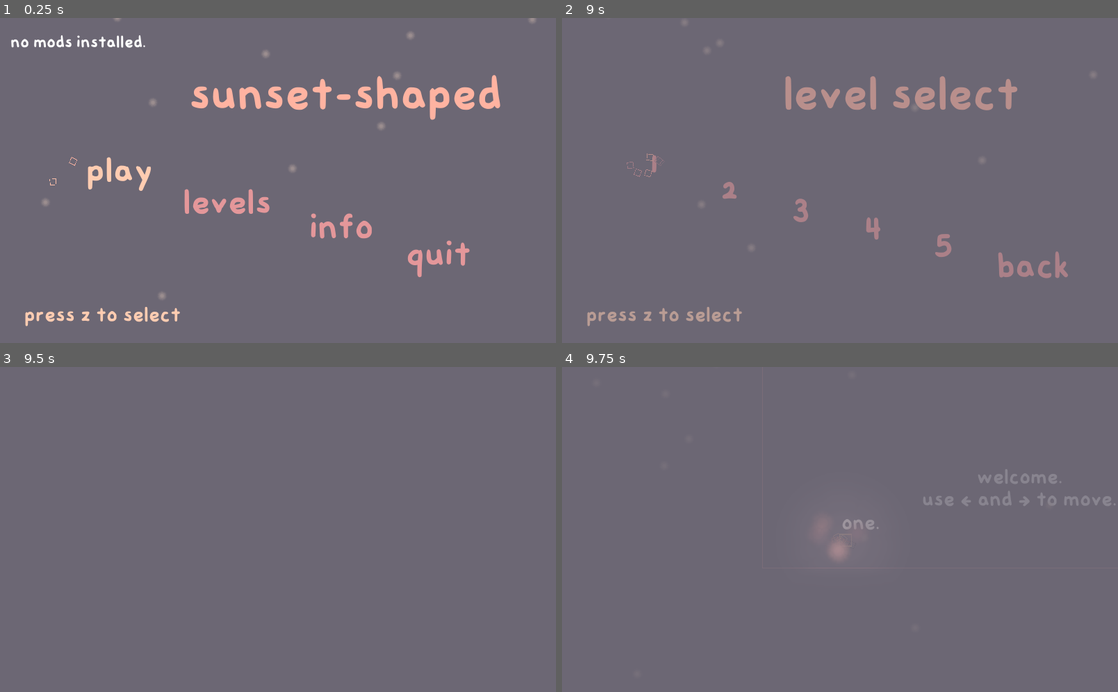
Above: before the commit, frames 1-4 (two rows, left to right).
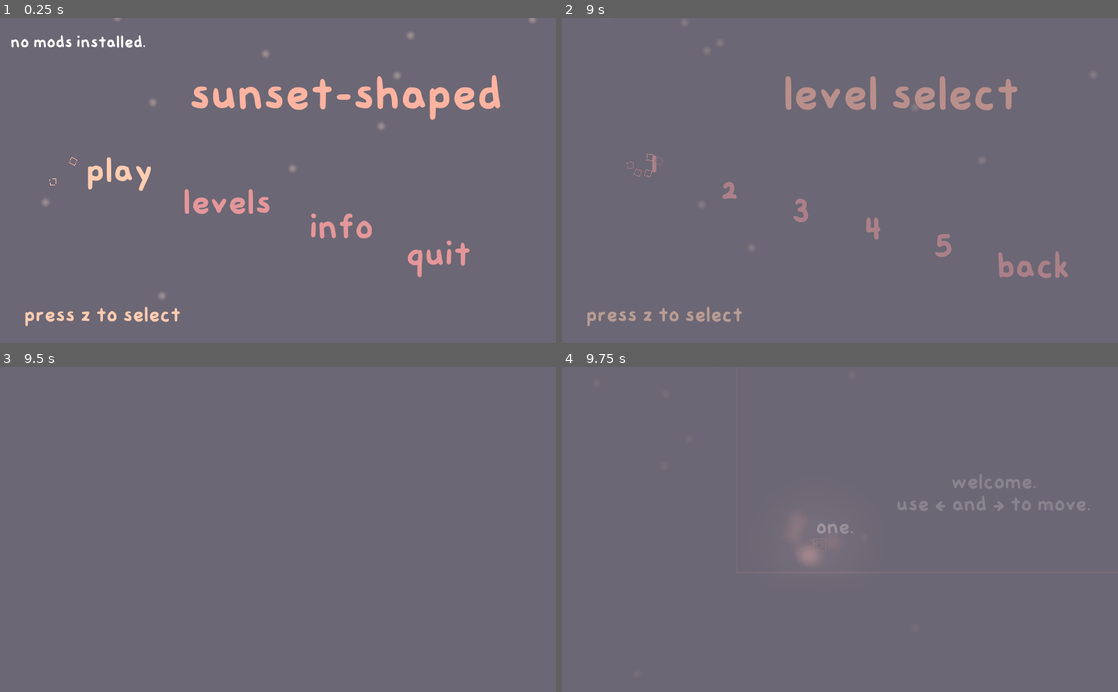
Above: after the commit, the same moments.

Repository: sunset-shaped/sunset-shaped
Game: Godot game, scene res://base.tscn
The game is run twice, just before and just after one commit, with the same random seed, the same clock (stepped at 60 frames per second) and the same inputs.
Inputs:
- Up to frame 1 (0.25 s): no input
- Up to frame 2 (9 s): click "play" at 0.5 s; click "play" at 1.25 s; click "levels" at 2 s; click "info" at 2.75 s; tap Z (jump) at 3.5, 3.77, 8.75 s; hold Right (right) 3.53-4.25 s; click "1" at 4.25 s; click "2" at 5 s; click "3" at 5.75 s; click "4" at 6.5 s; click "5" at 7.25 s; click "back" at 8 s; hold Left (left) from 8.78 s (still down)
- Up to frame 3 (9.5 s): keep holding Left (left); tap Z (jump) at 9.02 s
- Up to frame 4 (9.75 s): tap Z (jump) at 9.5 s; release Left (left) at 9.53 s; hold Right (right) from 9.53 s (still down)

Frames 1-3 are identical in both runs. In frame 4, 1.3% of the frame differs, in the area x 41-100%, y 31-61%.

Commit message:
fixed checkpoint jank bug

Diff:
--- a/base.gd
+++ b/base.gd
@@ -66,13 +66,13 @@
 	anim.play("fade")
 	yield(anim, "animation_finished")
 	menu._hideall()
-	timer = 0
-	deaths = 0
-	respawn = 1
-	level = 1
 	leveltime = [0.0, 0.0, 0.0, 0.0, 0.0]
 	change_scene("res://levels/1.tscn", false)
 	yield(self, "scene_changed")
+	timer = 0
+	deaths = 0
+	respawn = 1
+	level = 1
 	state = "play"
 	anim.play_backwards("fade")
 	yield(anim, "animation_finished")
@@ -93,6 +93,7 @@
 
 func _on_respawn_set(id):
 	respawn = id
+	print("set to " + str(respawn))
 
 func on_respawn(play=true):
 	if play:
@@ -104,7 +105,10 @@
 
 	if play:
 		yield(anim, "animation_finished")
+
+	print(respawn)
 	propagate_call("check_respawn", [respawn])
+
 	if play:
 		anim.play_backwards("fade")
 		yield(anim, "animation_finished")
@@ -168,13 +172,12 @@
 	anim.play("fade")
 	yield(anim, "animation_finished")
 	menu._hideall()
-	timer = 0
-	deaths = 0
-	respawn = 1
 	level = int(num)
 	change_scene("res://levels/"+ str(num) + ".tscn", false)
 	yield(self, "scene_changed")
-
+	timer = 0
+	deaths = 0
+	respawn = 1
 	state = "play"
 	anim.play_backwards("fade")
 	yield(anim, "animation_finished")
@@ -185,14 +188,12 @@
 	if Input.is_action_just_pressed("pause") && state == "play":
 		pausegame()
 
-	elif Input.is_action_just_pressed("pause") && state == "pause" && !menu.visible:
+	elif Input.is_action_just_pressed("pause") && state == "pause" && (pause_screen.visible || menu.levelreset.visible || menu.gamereset.visible):
 		unpause()
 
 func pausegame():
 	state = "pause"
-	menu.visible = false
-	info.visible = false
-	end.visible = false
+	menu._hideall()
 	pause_screen.visible = true
 
 	if mode == "level":
@@ -205,7 +206,7 @@
 
 func unpause():
 	state = "play"
-	pause_screen.visible = false
+	menu._hideall()
 
 
 func _process(delta):
--- a/base.tscn
+++ b/base.tscn
@@ -67,13 +67,11 @@
 script = ExtResource( 2 )
 
 [node name="player" parent="." instance=ExtResource( 3 )]
-position = Vector2( -916.438, 156.188 )
 
 [node name="RemoteTransform2D" parent="player" index="6"]
 remote_path = NodePath("../../camera")
 
 [node name="camera" type="Camera2D" parent="."]
-position = Vector2( -916.438, 156.188 )
 current = true
 smoothing_enabled = true
 offset_v = -0.1
--- a/level stuff/respawn.gd
+++ b/level stuff/respawn.gd
@@ -16,4 +16,5 @@
 		player.position = position
 
 func _on_respawn_body_entered(body):
-	emit_signal("select", id)
+	if body.is_in_group("player") && base.state == "play":
+		emit_signal("select", id)
--- a/menu/menu.gd
+++ b/menu/menu.gd
@@ -18,13 +18,9 @@
 onready var leveltime = leveltimer.get_node("text")
 # Called when the node enters the scene tree for the first time.
 func _ready():
+	_hideall()
+	visible = true
 	$play.grab_focus()
-	visible = true
-	info.visible = false
-	end.visible = false
-	pause.visible = false
-	levelreset.visible = false
-	gamereset.visible = false
 
 func end_text():
 
